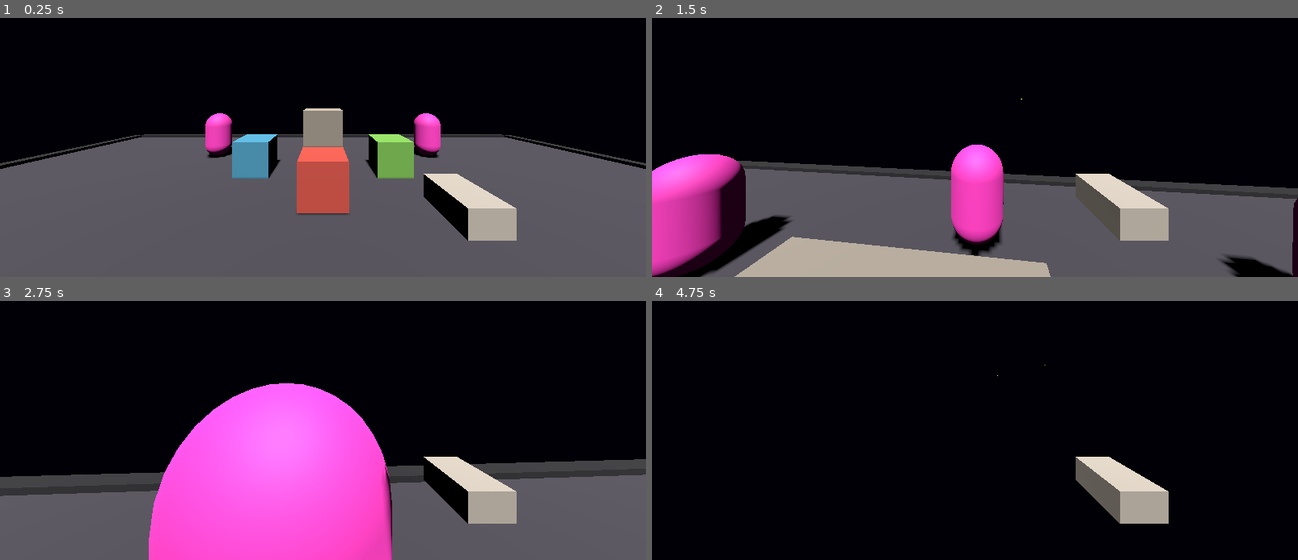
Above: before the commit, frames 1-4 (two rows, left to right).
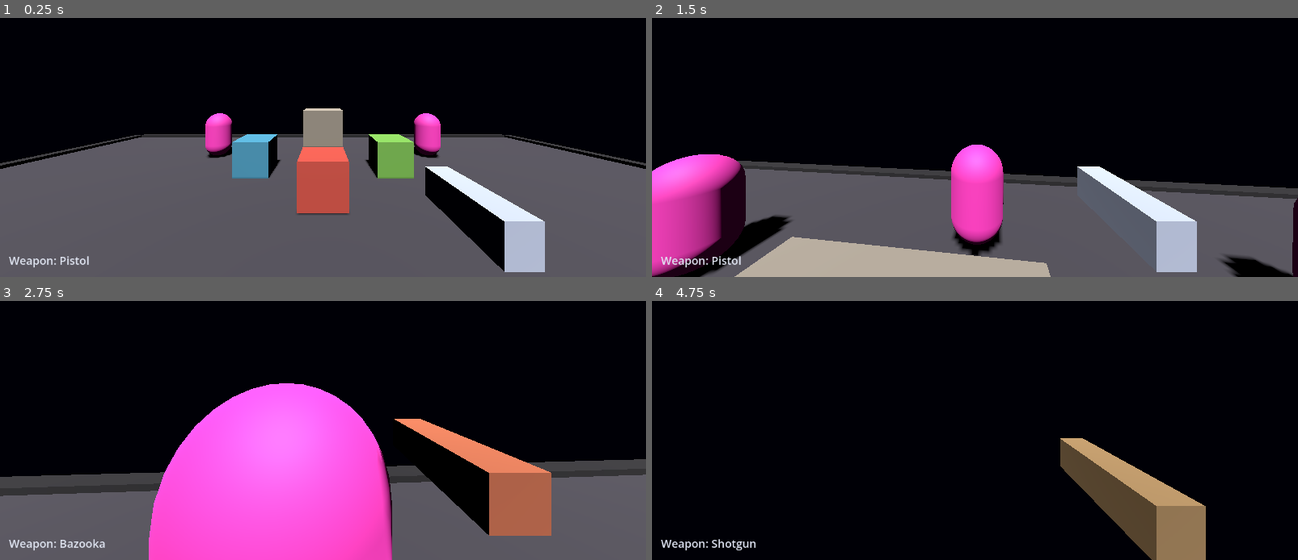
Above: after the commit, the same moments.

Repository: skyw4rp/void
Game: Godot game, scene res://scenes/main.tscn
Same seed, same stepped clock (60 frames per second), same inputs: the game is played once before the commit and once after it.
Inputs (mouse positions are in pixels of both pictures, inside the frame that each line leads up to):
- Up to frame 1 (0.25 s): no input
- Up to frame 2 (1.5 s): move the mouse to (1007, 95) at 0.52 s; press the mouse at (1007, 95) at 0.53 s; hold W (move_forward) from 0.53 s (still down); tap Space (jump) at 0.77 s; tap 1 (weapon_1, bound only after the commit) at 0.8, 1.35 s; move the mouse to (942, 98) at 1.27 s; release the mouse at (942, 98) at 1.28 s
- Up to frame 3 (2.75 s): keep holding W (move_forward); tap Space (jump) at 1.52 s; tap 2 (weapon_2, bound only after the commit) at 1.55 s; move the mouse to (335, 373) at 2.02 s; hold 2 (weapon_2, bound only after the commit) from 2.03 s (still down); tap 3 (weapon_3, bound only after the commit) at 2.3 s
- Up to frame 4 (4.75 s): keep holding W (move_forward); tap Enter at 2.75 s; move the mouse to (968, 383) at 2.77 s; release 2 (weapon_2, bound only after the commit) at 2.78 s; tap 3 (weapon_3, bound only after the commit) at 2.85 s; tap Space (jump) at 3.02, 3.77, 4.25, 4.52 s; click (968, 383) at 3.05 s; move the mouse to (1020, 383) at 3.52 s; press the mouse at (1020, 383) at 3.53 s; tap 1 (weapon_1, bound only after the commit) at 3.8 s; move the mouse to (923, 373) at 4.27 s; release the mouse at (923, 373) at 4.28 s; tap Shift (sprint) at 4.35 s; tap 2 (weapon_2, bound only after the commit) at 4.55 s

The runs differ from the first frame. In frame 1, 3.8% of the frame differs, in the area x 1-85%, y 57-99%; in frame 2, 4.1%; in frame 3, 5.5%; in frame 4, 5.8%, in the area x 1-86%, y 24-100%.

Commit message:
Add multi-weapon system

Diff:
--- a/project.godot
+++ b/project.godot
@@ -52,6 +52,21 @@
 "events": [Object(InputEventMouseButton,"resource_local_to_scene":false,"resource_name":"","device":-1,"window_id":0,"a …(252 unchanged characters)…
 ]
 }
+weapon_1={
+"deadzone": 0.5,
+"events": [Object(InputEventKey,"resource_local_to_scene":false,"resource_name":"","device":-1,"window_id":0,"alt_pressed":false,"shift_pressed":false,"ctrl_pressed":false,"meta_pressed":false,"pressed":false,"keycode":0,"physical_keycode":49,"key_label":0,"unicode":49,"location":0,"echo":false,"script":null)
+]
+}
+weapon_2={
+"deadzone": 0.5,
+"events": [Object(InputEventKey,"resource_local_to_scene":false,"resource_name":"","device":-1,"window_id":0,"alt_pressed":false,"shift_pressed":false,"ctrl_pressed":false,"meta_pressed":false,"pressed":false,"keycode":0,"physical_keycode":50,"key_label":0,"unicode":50,"location":0,"echo":false,"script":null)
+]
+}
+weapon_3={
+"deadzone": 0.5,
+"events": [Object(InputEventKey,"resource_local_to_scene":false,"resource_name":"","device":-1,"window_id":0,"alt_pressed":false,"shift_pressed":false,"ctrl_pressed":false,"meta_pressed":false,"pressed":false,"keycode":0,"physical_keycode":51,"key_label":0,"unicode":51,"location":0,"echo":false,"script":null)
+]
+}
 
 [physics]
 
--- a/scenes/main.tscn
+++ b/scenes/main.tscn
@@ -1,8 +1,9 @@
-[gd_scene load_steps=17 format=3 uid="uid://by2p5hp8kwv2f"]
+[gd_scene load_steps=16 format=3 uid="uid://by2p5hp8kwv2f"]
 
 [ext_resource type="Script" path="res://scripts/player.gd" id="1_player"]
-[ext_resource type="Script" path="res://scripts/push_weapon.gd" id="2_push_weapon"]
-[ext_resource type="PackedScene" uid="uid://bpushenemyscene01" path="res://scenes/enemies/push_enemy.tscn" id="3_push_enemy"]
+[ext_resource type="PackedScene" uid="uid://cweaponmanager01" path="res://scenes/weapons/weapon_manager.tscn" id="2_weapon_manager"]
+[ext_resource type="Script" path="res://scripts/weapons/weapon_hud.gd" id="3_weapon_hud"]
+[ext_resource type="PackedScene" uid="uid://bpushenemyscene01" path="res://scenes/enemies/push_enemy.tscn" id="4_push_enemy"]
 
 [sub_resource type="Environment" id="Environment_void"]
 background_mode = 1
@@ -28,10 +29,6 @@
 albedo_color = Color(0.45, 0.42, 0.38, 1)
 roughness = 0.85
 
-[sub_resource type="StandardMaterial3D" id="StandardMaterial3D_weapon"]
-albedo_color = Color(0.55, 0.52, 0.48, 1)
-roughness = 0.8
-
 [sub_resource type="StandardMaterial3D" id="StandardMaterial3D_pushbox1"]
 albedo_color = Color(0.62, 0.22, 0.18, 1)
 roughness = 0.75
@@ -43,9 +40,6 @@
 [sub_resource type="StandardMaterial3D" id="StandardMaterial3D_pushbox3"]
 albedo_color = Color(0.35, 0.55, 0.22, 1)
 roughness = 0.75
-
-[sub_resource type="BoxMesh" id="BoxMesh_weapon"]
-size = Vector3(0.12, 0.08, 0.2)
 
 [sub_resource type="BoxMesh" id="BoxMesh_pushbox"]
 size = Vector3(1, 1, 1)
@@ -163,13 +157,23 @@
 transform = Transform3D(1, 0, 0, 0, 1, 0, 0, 0, 1, 0, 1.6, 0)
 fov = 90.0
 
-[node name="PushWeapon" type="MeshInstance3D" parent="Player/Camera3D"]
-transform = Transform3D(1, 0, 0, 0, 1, 0, 0, 0, 1, 0.42, -0.32, -0.55)
-material_override = SubResource("StandardMaterial3D_weapon")
-mesh = SubResource("BoxMesh_weapon")
-script = ExtResource("2_push_weapon")
-fire_cooldown = 0.25
+[node name="WeaponManager" parent="Player/Camera3D" instance=ExtResource("2_weapon_manager")]
 
 [node name="CollisionShape3D" type="CollisionShape3D" parent="Player"]
 transform = Transform3D(1, 0, 0, 0, 1, 0, 0, 0, 1, 0, 0.9, 0)
 shape = SubResource("CapsuleShape3D_player")
+
+[node name="UI" type="CanvasLayer" parent="."]
+
+[node name="WeaponLabel" type="Label" parent="UI"]
+anchors_preset = 2
+anchor_top = 1.0
+anchor_bottom = 1.0
+offset_left = 16.0
+offset_top = -44.0
+offset_right = 280.0
+offset_bottom = -12.0
+theme_override_colors/font_color = Color(0.88, 0.9, 0.95, 1)
+theme_override_font_sizes/font_size = 20
+text = "Weapon: Pistol"
+script = ExtResource("3_weapon_hud")
--- /dev/null
+++ b/scenes/weapons/bazooka_projectile.tscn
@@ -0,0 +1,32 @@
+[gd_scene format=3 uid="uid://dk2vnlnf58n41"]
+
+[ext_resource type="Script" path="res://scripts/weapons/bazooka_projectile.gd" id="1_script"]
+
+[sub_resource type="StandardMaterial3D" id="StandardMaterial3D_bazooka"]
+albedo_color = Color(0.95, 0.35, 0.2, 1)
+emission_enabled = true
+emission = Color(0.9, 0.25, 0.1, 1)
+emission_energy_multiplier = 0.5
+
+[sub_resource type="SphereMesh" id="SphereMesh_bazooka"]
+radius = 0.22
+height = 0.44
+
+[sub_resource type="SphereShape3D" id="SphereShape3D_bazooka"]
+radius = 0.22
+
+[node name="BazookaProjectile" type="Area3D"]
+collision_layer = 2
+collision_mask = 1
+script = ExtResource("1_script")
+speed = 22.0
+push_force = 28.0
+explosion_radius = 5.0
+explosion_force = 35.0
+
+[node name="MeshInstance3D" type="MeshInstance3D" parent="."]
+material_override = SubResource("StandardMaterial3D_bazooka")
+mesh = SubResource("SphereMesh_bazooka")
+
+[node name="CollisionShape3D" type="CollisionShape3D" parent="."]
+shape = SubResource("SphereShape3D_bazooka")
--- a/scenes/weapons/push_projectile.tscn
+++ b/scenes/weapons/push_projectile.tscn
@@ -1,6 +1,6 @@
 [gd_scene load_steps=5 format=3 uid="uid://c8pushprojectile01"]
 
-[ext_resource type="Script" path="res://scripts/push_projectile.gd" id="1_script"]
+[ext_resource type="Script" path="res://scripts/weapons/push_projectile.gd" id="1_script"]
 
 [sub_resource type="StandardMaterial3D" id="StandardMaterial3D_projectile"]
 albedo_color = Color(0.85, 0.75, 0.35, 1)
@@ -19,9 +19,6 @@
 collision_layer = 2
 collision_mask = 1
 script = ExtResource("1_script")
-speed = 35.0
-lifetime = 3.0
-push_force = 18.0
 
 [node name="MeshInstance3D" type="MeshInstance3D" parent="."]
 material_override = SubResource("StandardMaterial3D_projectile")
--- /dev/null
+++ b/scenes/weapons/weapon_manager.tscn
@@ -0,0 +1,41 @@
+[gd_scene format=3 uid="uid://4stks8flxun5"]
+
+[ext_resource type="Script" path="res://scripts/weapons/weapon_manager.gd" id="1_manager"]
+
+[sub_resource type="StandardMaterial3D" id="StandardMaterial3D_pistol"]
+albedo_color = Color(0.55, 0.58, 0.65, 1)
+
+[sub_resource type="StandardMaterial3D" id="StandardMaterial3D_shotgun"]
+albedo_color = Color(0.45, 0.35, 0.22, 1)
+
+[sub_resource type="StandardMaterial3D" id="StandardMaterial3D_bazooka"]
+albedo_color = Color(0.55, 0.28, 0.18, 1)
+
+[sub_resource type="BoxMesh" id="BoxMesh_pistol"]
+size = Vector3(0.08, 0.1, 0.28)
+
+[sub_resource type="BoxMesh" id="BoxMesh_shotgun"]
+size = Vector3(0.1, 0.12, 0.42)
+
+[sub_resource type="BoxMesh" id="BoxMesh_bazooka"]
+size = Vector3(0.14, 0.14, 0.55)
+
+[node name="WeaponManager" type="Node3D"]
+script = ExtResource("1_manager")
+
+[node name="PistolView" type="MeshInstance3D" parent="."]
+transform = Transform3D(1, 0, 0, 0, 1, 0, 0, 0, 1, 0.4, -0.3, -0.5)
+material_override = SubResource("StandardMaterial3D_pistol")
+mesh = SubResource("BoxMesh_pistol")
+
+[node name="ShotgunView" type="MeshInstance3D" parent="."]
+visible = false
+transform = Transform3D(1, 0, 0, 0, 1, 0, 0, 0, 1, 0.42, -0.32, -0.58)
+material_override = SubResource("StandardMaterial3D_shotgun")
+mesh = SubResource("BoxMesh_shotgun")
+
+[node name="BazookaView" type="MeshInstance3D" parent="."]
+visible = false
+transform = Transform3D(1, 0, 0, 0, 1, 0, 0, 0, 1, 0.44, -0.28, -0.68)
+material_override = SubResource("StandardMaterial3D_bazooka")
+mesh = SubResource("BoxMesh_bazooka")
--- a/scripts/push_weapon.gd
+++ /dev/null
@@ -1,38 +0,0 @@
-## First-person push weapon — spawns visible push projectiles on shoot.
-extends MeshInstance3D
-
-const PROJECTILE_SCENE: PackedScene = preload("res://scenes/weapons/push_projectile.tscn")
-
-## Seconds between shots.
-@export var fire_cooldown: float = 0.25
-## Spawn offset from the camera along the look axis (avoids clipping the player).
-@export var spawn_forward_offset: float = 0.6
-
-@onready var _camera: Camera3D = get_parent() as Camera3D
-
-var _cooldown_remaining: float = 0.0
-
-
-func _physics_process(delta: float) -> void:
-	_cooldown_remaining = maxf(_cooldown_remaining - delta, 0.0)
-
-
-func _unhandled_input(event: InputEvent) -> void:
-	if not event.is_action_pressed("shoot"):
-		return
-	if Input.get_mouse_mode() != Input.MOUSE_MODE_CAPTURED:
-		return
-	if _cooldown_remaining > 0.0:
-		return
-	_fire_projectile()
-	_cooldown_remaining = fire_cooldown
-
-
-func _fire_projectile() -> void:
-	var direction := -_camera.global_transform.basis.z.normalized()
-	# Camera-center spawn, nudged forward so the projectile clears the player.
-	var spawn_pos := _camera.global_position + direction * spawn_forward_offset
-
-	var projectile: Area3D = PROJECTILE_SCENE.instantiate() as Area3D
-	get_tree().current_scene.add_child(projectile)
-	projectile.launch(spawn_pos, direction)
--- /dev/null
+++ b/scripts/weapons/bazooka_projectile.gd
@@ -0,0 +1,54 @@
+## Large slow projectile — direct hit plus radial explosion push on impact.
+extends Area3D
+
+@export var speed: float = 22.0
+@export var lifetime: float = 4.0
+@export var push_force: float = 28.0
+@export var explosion_radius: float = 5.0
+@export var explosion_force: float = 35.0
+
+var _direction: Vector3 = Vector3.FORWARD
+var _spent: bool = false
+var _launched: bool = false
+
+
+func _ready() -> void:
+	body_entered.connect(_on_body_entered)
+	get_tree().create_timer(lifetime).timeout.connect(_despawn)
+
+
+func launch(from: Vector3, direction: Vector3) -> void:
+	global_position = from
+	_direction = direction.normalized()
+	_launched = true
+
+
+func _physics_process(delta: float) -> void:
+	if _spent or not _launched:
+		return
+	global_position += _direction * speed * delta
+
+
+func _on_body_entered(body: Node3D) -> void:
+	if _spent:
+		return
+	if body is RigidBody3D:
+		var rigid := body as RigidBody3D
+		var offset := global_position - rigid.global_position
+		rigid.apply_impulse(_direction * push_force, offset)
+		print("Bazooka: direct hit on '%s'" % rigid.name)
+	else:
+		print("Bazooka: hit '%s' — exploding" % body.name)
+	_explode()
+	_despawn()
+
+
+func _explode() -> void:
+	PushExplosion.detonate(global_position, explosion_radius, explosion_force, get_world_3d())
+
+
+func _despawn() -> void:
+	if _spent:
+		return
+	_spent = true
+	queue_free()
--- /dev/null
+++ b/scripts/weapons/push_explosion.gd
@@ -0,0 +1,33 @@
+## Applies outward push impulses to RigidBody3D within a radius (bazooka blast).
+class_name PushExplosion
+extends Object
+
+
+static func detonate(origin: Vector3, radius: float, force: float, world: World3D) -> void:
+	var space := world.direct_space_state
+	var shape := SphereShape3D.new()
+	shape.radius = radius
+
+	var params := PhysicsShapeQueryParameters3D.new()
+	params.shape = shape
+	params.transform = Transform3D(Basis(), origin)
+	params.collide_with_bodies = true
+	params.collide_with_areas = false
+	params.collision_mask = 0xFFFFFFFF
+
+	var hits := space.intersect_shape(params, 64)
+	var pushed: int = 0
+	for hit in hits:
+		var body: Object = hit.collider
+		if body is RigidBody3D:
+			var rigid := body as RigidBody3D
+			var offset := rigid.global_position - origin
+			if offset.length_squared() < 0.01:
+				offset = Vector3.UP * 0.1
+			var dir := offset.normalized()
+			var falloff := 1.0 - clampf(offset.length() / radius, 0.0, 1.0)
+			rigid.apply_impulse(dir * force * falloff, offset)
+			print("Explosion: pushed '%s' (force=%.1f)" % [rigid.name, force * falloff])
+			pushed += 1
+
+	print("Explosion: %d RigidBody3D hit(s) at %s (radius=%.1f)" % [pushed, origin, radius])
--- a/scripts/push_projectile.gd
+++ b/scripts/weapons/push_projectile.gd
@@ -1,4 +1,4 @@
-## Visible push projectile — flies forward, impulses RigidBody3D targets, then despawns.
+## Standard push projectile — flies forward and impulses RigidBody3D on contact.
 extends Area3D
 
 @export var speed: float = 35.0
@@ -15,11 +15,24 @@
 	get_tree().create_timer(lifetime).timeout.connect(_despawn)
 
 
-## Call immediately after spawning to set origin and travel direction.
 func launch(from: Vector3, direction: Vector3) -> void:
 	global_position = from
 	_direction = direction.normalized()
 	_launched = true
+
+
+func configure(stats: Dictionary) -> void:
+	speed = stats.get("speed", speed)
+	push_force = stats.get("push_force", push_force)
+	lifetime = stats.get("lifetime", lifetime)
+	var mesh: MeshInstance3D = get_node_or_null("MeshInstance3D") as MeshInstance3D
+	if mesh and stats.has("mesh_scale"):
+		var s := float(stats.mesh_scale)
+		mesh.scale = Vector3.ONE * s
+	if mesh and stats.has("color"):
+		var mat: StandardMaterial3D = mesh.material_override.duplicate() as StandardMaterial3D
+		mat.albedo_color = stats.color
+		mesh.material_override = mat
 
 
 func _physics_process(delta: float) -> void:
@@ -36,8 +49,8 @@
 		var offset := global_position - rigid.global_position
 		rigid.apply_impulse(_direction * push_force, offset)
 		print(
-			"Projectile: pushed RigidBody3D '%s' (force=%.1f, dir=%s)"
-			% [rigid.name, push_force, _direction]
+			"Projectile: pushed '%s' (force=%.1f)"
+			% [rigid.name, push_force]
 		)
 	else:
 		print("Projectile: hit '%s' — destroyed" % body.name)
--- /dev/null
+++ b/scripts/weapons/weapon_hud.gd
@@ -0,0 +1,13 @@
+## Minimal HUD label for the active weapon.
+extends Label
+
+
+func _ready() -> void:
+	var manager := get_tree().get_first_node_in_group("weapon_manager")
+	if manager and manager.has_signal("weapon_changed"):
+		manager.weapon_changed.connect(_on_weapon_changed)
+		_on_weapon_changed(manager.get_weapon_name())
+
+
+func _on_weapon_changed(weapon_name: String) -> void:
+	text = "Weapon: %s" % weapon_name
--- /dev/null
+++ b/scripts/weapons/weapon_manager.gd
@@ -0,0 +1,131 @@
+## Manages weapon switching, viewmodels, and firing for pistol / shotgun / bazooka.
+extends Node3D
+
+signal weapon_changed(weapon_name: String)
+
+enum Weapon { PISTOL, SHOTGUN, BAZOOKA }
+
+const PROJECTILE_SCENE: PackedScene = preload("res://scenes/weapons/push_projectile.tscn")
+const BAZOOKA_PROJECTILE_SCENE: PackedScene = preload("res://scenes/weapons/bazooka_projectile.tscn")
+
+const WEAPON_NAMES: Array[String] = ["Pistol", "Shotgun", "Bazooka"]
+
+@export var spawn_forward_offset: float = 0.6
+
+@onready var _camera: Camera3D = get_parent() as Camera3D
+@onready var _pistol_view: Node3D = $PistolView
+@onready var _shotgun_view: Node3D = $ShotgunView
+@onready var _bazooka_view: Node3D = $BazookaView
+
+var _current: Weapon = Weapon.PISTOL
+var _cooldown_remaining: float = 0.0
+
+## Per-weapon tuning: cooldown, projectile stats, pellet count, spread (radians).
+var _stats: Dictionary = {
+	Weapon.PISTOL: {
+		"cooldown": 0.15,
+		"pellets": 1,
+		"spread": 0.0,
+		"projectile": {
+			"speed": 50.0,
+			"push_force": 8.0,
+			"lifetime": 2.5,
+			"mesh_scale": 0.08,
+			"color": Color(0.75, 0.85, 1.0),
+		},
+	},
+	Weapon.SHOTGUN: {
+		"cooldown": 0.75,
+		"pellets": 7,
+		"spread": 0.14,
+		"projectile": {
+			"speed": 38.0,
+			"push_force": 14.0,
+			"lifetime": 1.8,
+			"mesh_scale": 0.07,
+			"color": Color(1.0, 0.75, 0.35),
+		},
+	},
+	Weapon.BAZOOKA: {
+		"cooldown": 1.25,
+		"pellets": 1,
+		"spread": 0.0,
+		"use_bazooka_scene": true,
+	},
+}
+
+
+func _ready() -> void:
+	add_to_group("weapon_manager")
+	_switch_weapon(Weapon.PISTOL)
+
+
+func _physics_process(delta: float) -> void:
+	_cooldown_remaining = maxf(_cooldown_remaining - delta, 0.0)
+
+
+func _unhandled_input(event: InputEvent) -> void:
+	if event.is_action_pressed("weapon_1"):
+		_switch_weapon(Weapon.PISTOL)
+	elif event.is_action_pressed("weapon_2"):
+		_switch_weapon(Weapon.SHOTGUN)
+	elif event.is_action_pressed("weapon_3"):
+		_switch_weapon(Weapon.BAZOOKA)
+	elif event.is_action_pressed("shoot"):
+		if Input.get_mouse_mode() != Input.MOUSE_MODE_CAPTURED:
+			return
+		if _cooldown_remaining > 0.0:
+			return
+		_fire_current_weapon()
+
+
+func get_weapon_name() -> String:
+	return WEAPON_NAMES[_current]
+
+
+func _switch_weapon(weapon: Weapon) -> void:
+	_current = weapon
+	_pistol_view.visible = weapon == Weapon.PISTOL
+	_shotgun_view.visible = weapon == Weapon.SHOTGUN
+	_bazooka_view.visible = weapon == Weapon.BAZOOKA
+	print("Weapon: %s" % WEAPON_NAMES[weapon])
+	weapon_changed.emit(WEAPON_NAMES[weapon])
+
+
+func _fire_current_weapon() -> void:
+	var data: Dictionary = _stats[_current]
+	_cooldown_remaining = data.cooldown
+
+	var base_dir := -_camera.global_transform.basis.z.normalized()
+	var spawn_pos := _camera.global_position + base_dir * spawn_forward_offset
+	var pellets: int = data.pellets
+
+	if data.get("use_bazooka_scene", false):
+		_spawn_bazooka(spawn_pos, base_dir)
+		return
+
+	for i in pellets:
+		var dir := _apply_spread(base_dir, data.spread)
+		_spawn_standard_projectile(spawn_pos, dir, data.projectile)
+
+
+func _apply_spread(direction: Vector3, spread: float) -> Vector3:
+	if spread <= 0.0:
+		return direction
+	var cam_basis := _camera.global_transform.basis
+	var offset := cam_basis.x * randf_range(-spread, spread)
+	offset += cam_basis.y * randf_range(-spread, spread)
+	return (direction + offset).normalized()
+
+
+func _spawn_standard_projectile(from: Vector3, direction: Vector3, stats: Dictionary) -> void:
+	var projectile: Area3D = PROJECTILE_SCENE.instantiate() as Area3D
+	get_tree().current_scene.add_child(projectile)
+	projectile.configure(stats)
+	projectile.launch(from, direction)
+
+
+func _spawn_bazooka(from: Vector3, direction: Vector3) -> void:
+	var projectile: Area3D = BAZOOKA_PROJECTILE_SCENE.instantiate() as Area3D
+	get_tree().current_scene.add_child(projectile)
+	projectile.launch(from, direction)
Not shown: 1 places in scenes/main.tscn that only renumber resources
Not shown, removed: scripts/push_projectile.gd.uid
Not shown, removed: scripts/push_weapon.gd.uid
Not shown, added: scripts/weapons/bazooka_projectile.gd.uid
Not shown, added: scripts/weapons/push_explosion.gd.uid
Not shown, added: scripts/weapons/push_projectile.gd.uid
Not shown, added: scripts/weapons/weapon_hud.gd.uid
Not shown, added: scripts/weapons/weapon_manager.gd.uid
Not shown, changed: docs/PROTOTYPE.md
